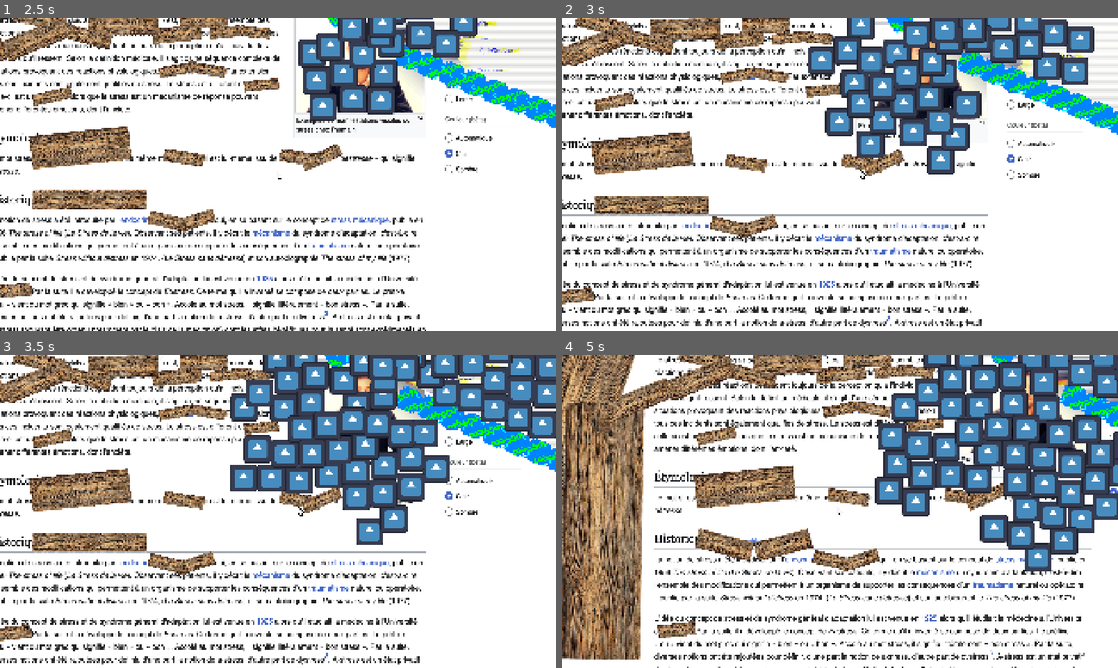
Above: before the commit, frames 1-4 (two rows, left to right).
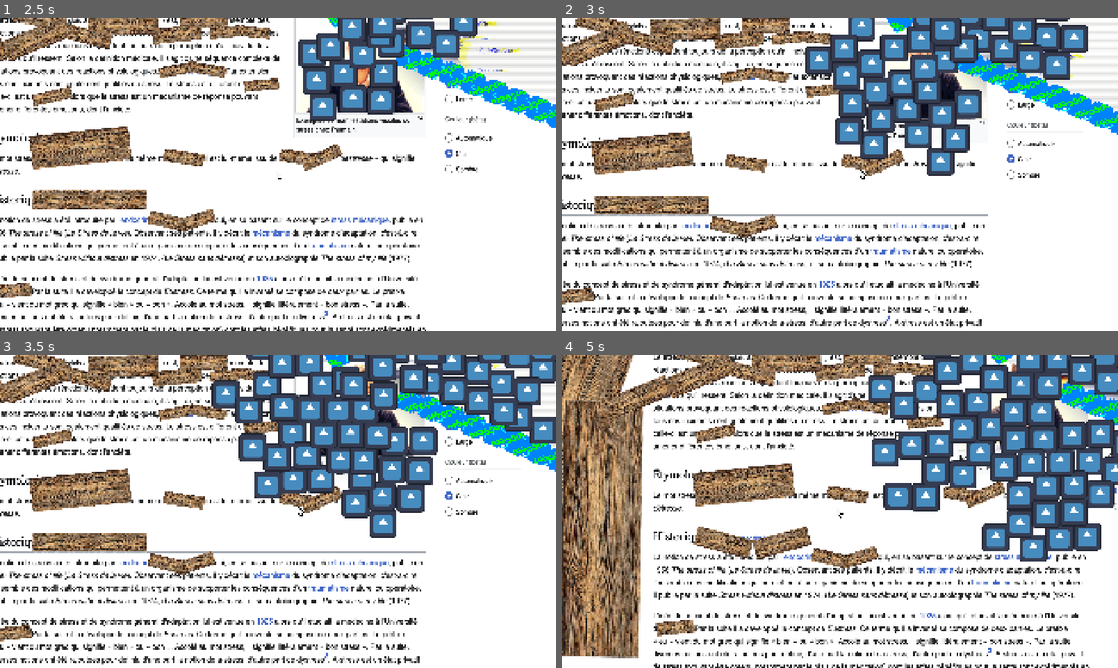
Above: after the commit, the same moments.

Repository: Paroxyss/wikursor
Game: Godot game, scene res://entities/Game_Manager.tscn
Same seed, same stepped clock (60 frames per second), same inputs: the game is played once before the commit and once after it. The engine's default icon, where the game draws it, is replaced by a stand-in: a white triangle on a blue panel in a dark square.
Inputs:
- Up to frame 1 (2.5 s): hold D (move_right) 0.53-1.28 s; tap O (grab) at 0.6 s; hold S (move_down) 1.28-2.03 s; tap I (lance) at 1.35 s; hold D (move_right) from 2.03 s (still down); tap P (piou) at 2.1 s
- Up to frame 2 (3 s): release D (move_right) at 2.78 s; hold W (move_up) from 2.78 s (still down); tap U (select) at 2.85 s
- Up to frame 3 (3.5 s): keep holding W (move_up)
- Up to frame 4 (5 s): release W (move_up) at 3.53 s; hold A (move_left) from 3.53 s (still down); tap O (grab) at 3.6 s; tap I (lance) at 4.35 s

Frame 1 is identical in both runs. In frame 2, 8.3% of the frame differs, in the area x 43-96%, y 0-51%; in frame 3, 15%; in frame 4, 46%, in the area x 0-100%, y 0-100%.

Commit message:
debut de hp

Diff:
--- a/entities/Player.tscn
+++ b/entities/Player.tscn
@@ -7,6 +7,10 @@
 [sub_resource type="CapsuleShape2D" id="CapsuleShape2D_xbyin"]
 radius = 40.0
 height = 122.0
+
+[sub_resource type="CapsuleShape2D" id="CapsuleShape2D_ngp1m"]
+radius = 52.664074
+height = 153.3481
 
 [node name="Player" type="CharacterBody2D" unique_id=1651288996]
 z_index = 1
@@ -31,3 +35,11 @@
 position = Vector2(1.9999988, 0)
 scale = Vector2(0.124945395, 0.124945395)
 texture = ExtResource("3_ks8m5")
+
+[node name="Area2D" type="Area2D" parent="." unique_id=814363922]
+
+[node name="CollisionShape2D" type="CollisionShape2D" parent="Area2D" unique_id=353764228]
+rotation = -0.47023717
+shape = SubResource("CapsuleShape2D_ngp1m")
+
+[connection signal="body_entered" from="Area2D" to="." method="_on_area_2d_body_entered"]
--- a/scripts/mechant_1.gd
+++ b/scripts/mechant_1.gd
@@ -1,7 +1,7 @@
 class_name Enemy extends RigidBody2D
 
 const SPEED = 60.0
-
+@export var damage : int = 1
 @export
 var target: CharacterBody2D
 
--- a/scripts/player_controller.gd
+++ b/scripts/player_controller.gd
@@ -8,6 +8,9 @@
 enum Abilities {Select, Lance, Grab, Piou}
 var dic : Dictionary = {Abilities.Select : "select", Abilities.Lance : "lance", Abilities.Grab : "grab", Abilities.Piou : "piou"}
 var unlockedAbilities : Array[int] = [Abilities.Lance]
+var pv : int
+@export var maxPv : int = 20
+
 func _process(delta: float) -> void:
 
 	for action in unlockedAbilities:
@@ -45,3 +48,13 @@
 		print("grab")
 	if ability == Abilities.Piou:
 		print("piou")
+
+
+func damaged(damage : int):
+	pv -= damage
+	if pv <= 0:
+		print("GameOver")
+
+func _on_area_2d_body_entered(body: Node2D) -> void:
+	if body is Enemy:
+		pv -= body.damage
